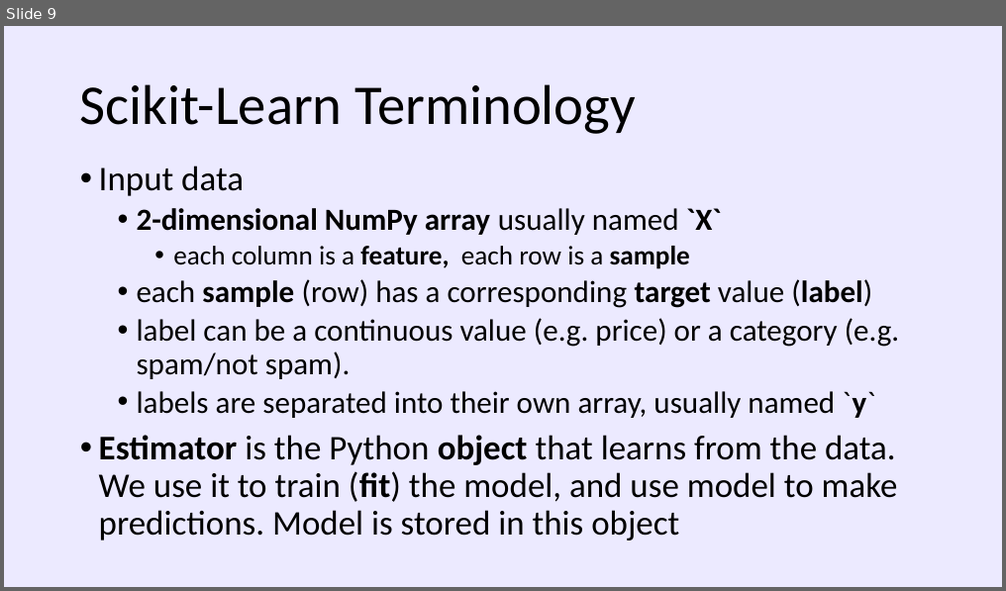
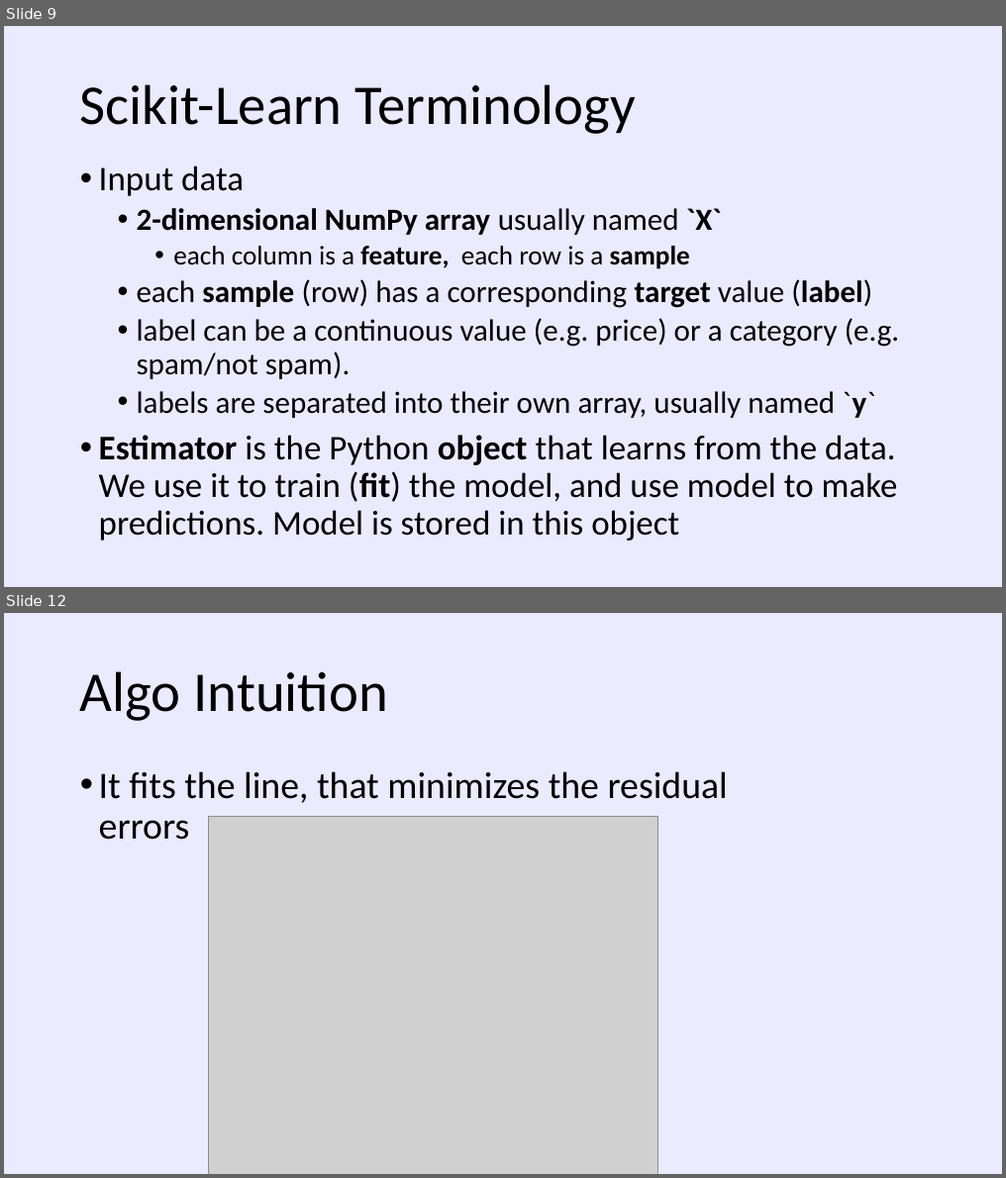
Before and after one commit to DataSciencePros/data_science_workshop, a slide deck: slides/intro to machine learning with scikit-learn.pptx. Shown one above the other, each under a label of ours: slide 9 before the commit, slides 9 and 12 after it; the slides between them are not shown. The pictures are 1006x591 and 1006x1178 pixels, drawn with LibreOffice and Linux fonts; fonts in the diff are those of the drawing; grey boxes stand for pictures. Boxes give left, top, right and bottom in pixels: in the first picture for what was removed or moved away, otherwise in the second. Text is boxed around its words. In the diff, an @@ line names an element or a change of style, - is before the commit and + after.

```diff
--- a/slides/intro to machine learning with scikit-learn.pptx
+++ b/slides/intro to machine learning with scikit-learn.pptx
@@ slide 12 added at bbox=[4, 613, 1002, 1174], background #ECEAFF @@
@@ title added at bbox=[80, 671, 388, 721], 54 pt, text #000000 @@
+Algo Intuition
@@ text added at bbox=[99, 771, 728, 840], 36 pt, text #000000 @@
+• It fits the line, that minimizes the residual
+  errors
@@ picture added at bbox=[208, 817, 657, 1174] @@
```
Also in this commit, not shown: 3 slides changed, 1 other slide added, 2 slides removed, 1 other file.
